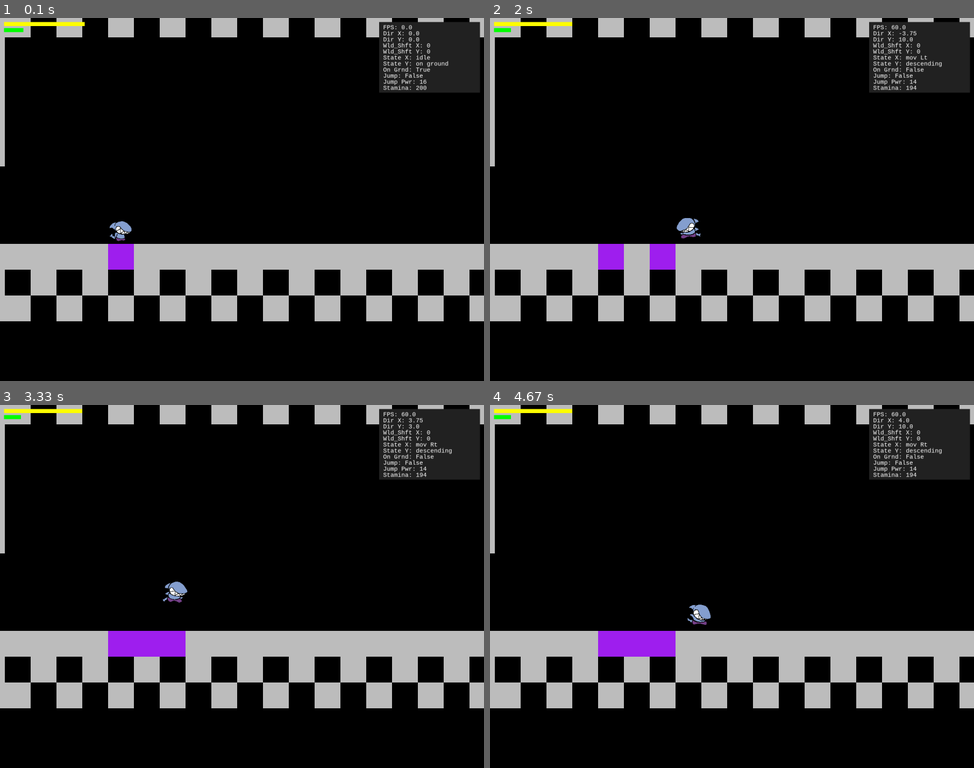
Above: before the commit, frames 1-4 (two rows, left to right).
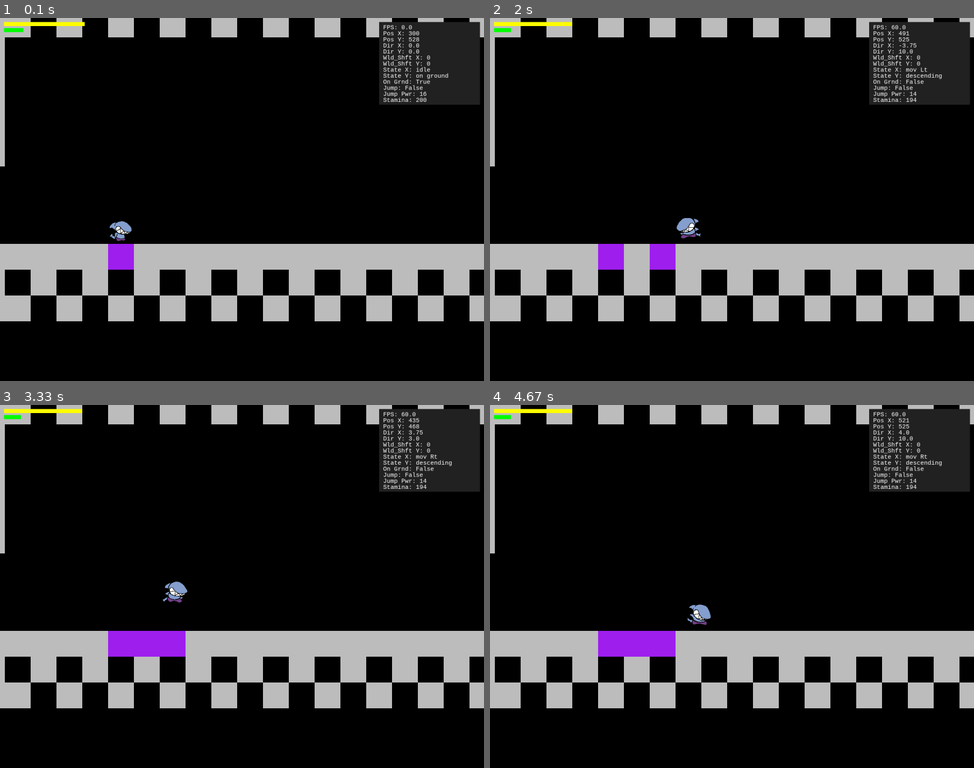
Above: after the commit, the same moments.

Repository: Ossifier/PygamePlatformerEngine
Game: pygame game, started from main.py
The game is run twice, just before and just after one commit, with the same random seed, the same clock (stepped at 60 frames per second) and the same inputs.
Inputs:
- Up to frame 1 (0.1 s): no input
- Up to frame 2 (2 s): tap Space at 0.33, 0.73, 1.03, 1.23, 1.53, 1.73 s; hold Right 0.67-1.13 s; hold Right 1.17-1.63 s; hold Left from 1.67 s (still down)
- Up to frame 3 (3.33 s): tap Space at 2.03, 2.3, 2.6, 2.73, 3.03 s; release Left at 2.2 s; hold Left 2.23-2.63 s; hold Right 2.67-3.3 s
- Up to frame 4 (4.67 s): hold Left 3.33-3.8 s; tap Space at 3.4, 3.7, 3.9, 4.2, 4.4 s; hold Right 3.83-4.3 s; hold Right from 4.33 s (still down)

The runs differ from the first frame. In frame 1, 1.3% of the frame differs, in the area x 78-100%, y 3-24%; in frame 2, 1.3%; in frame 3, 1.3%; in frame 4, 1.3%.

Commit message:
Debug expansion
Added debug fields.

Diff:
--- a/level.py
+++ b/level.py
@@ -1,6 +1,6 @@
 import pygame
 from tiles import Tile
-from settings import tile_size, screen_width, screen_height
+from settings import tile_size
 from player import Player
 from camera import CameraGroup
 
@@ -59,6 +59,8 @@
         DK_GREY = (35, 35, 35)
 
         fps = font.render(f'FPS: {round(self.fps, 3)}', True, WHITE)
+        pos_x = font.render(f'Pos X: {round(player.rect.centerx, 3)}', True, WHITE)
+        pos_y = font.render(f'Pos Y: {round(player.rect.centery, 3)}', True, WHITE)
         dir_x = font.render(f'Dir X: {round(player.direction.x, 3)}', True, WHITE)
         dir_y = font.render(f'Dir Y: {round(player.direction.y, 3)}', True, WHITE)
         w_shft_x = font.render(f'Wld_Shft X: {round(self.player_camera.world_shift_x, 3)}', True, WHITE)
@@ -70,20 +72,20 @@
         jump_pwr = font.render(f'Jump Pwr: {player.current_jump_power}', True, WHITE)
         stam = font.render(f'Stamina: {player.stamina}', True, WHITE)
 
-
-
-        pygame.draw.rect(self.display_surface, DK_GREY, (940, 10, 250, 175))
+        pygame.draw.rect(self.display_surface, DK_GREY, (940, 10, 250, 205))
         self.display_surface.blit(fps, (950, 15))
-        self.display_surface.blit(dir_x, (950, 30))
-        self.display_surface.blit(dir_y, (950, 45))
-        self.display_surface.blit(w_shft_x, (950, 60))
-        self.display_surface.blit(w_shft_y, (950, 75))
-        self.display_surface.blit(state_x, (950, 90))
-        self.display_surface.blit(state_y, (950, 105))
-        self.display_surface.blit(on_grnd, (950, 120))
-        self.display_surface.blit(jump, (950, 135))
-        self.display_surface.blit(jump_pwr, (950, 150))
-        self.display_surface.blit(stam, (950, 165))
+        self.display_surface.blit(pos_x, (950, 30))
+        self.display_surface.blit(pos_y, (950, 45))
+        self.display_surface.blit(dir_x, (950, 60))
+        self.display_surface.blit(dir_y, (950, 75))
+        self.display_surface.blit(w_shft_x, (950, 90))
+        self.display_surface.blit(w_shft_y, (950, 105))
+        self.display_surface.blit(state_x, (950, 120))
+        self.display_surface.blit(state_y, (950, 135))
+        self.display_surface.blit(on_grnd, (950, 150))
+        self.display_surface.blit(jump, (950, 165))
+        self.display_surface.blit(jump_pwr, (950, 180))
+        self.display_surface.blit(stam, (950, 195))
 
     def horizontal_movement_collision(self):
         """NOTES: This function controls horizontal collision with objects. If a collision is detected, the player
@@ -98,7 +100,6 @@
 
         for sprite in self.tiles.sprites():
             if sprite.rect.colliderect(player.rect):
-
                 sprite.image.fill('orange')     # For collision type testing purposes. Can be commented out.
                 if abs(player.rect.left - sprite.rect.right) < abs(player.rect.right - sprite.rect.left):
                     player.rect.left = sprite.rect.right
@@ -117,6 +118,7 @@
 
         for sprite in self.tiles.sprites():
             if sprite.rect.colliderect(player.rect):
+
                 sprite.image.fill('purple')                     # For testing purposes. Can be commented out.
                 if player.direction.y > 0:
                     # Floor Collision #
@@ -136,15 +138,15 @@
         """NOTES: This function runs the level and performs updates. Called in the main.py file. The order of functions
         is very important, and misordering especially collision functions has the potential to break the level and
         player behavior."""
-        # Level Tiles
+        # Level Setup
         self.tiles.update(self.player_camera.world_shift_x, self.player_camera.world_shift_y)
         self.tiles.draw(self.display_surface)
         self.level_camera()
+
+        # Player Setup
         self.player.draw(self.display_surface)
         self.draw_stat_bars()
         self.draw_debug_panel()
-
-        # Player
         self.player.update()
         self.horizontal_movement_collision()
         self.vertical_movement_collision()
